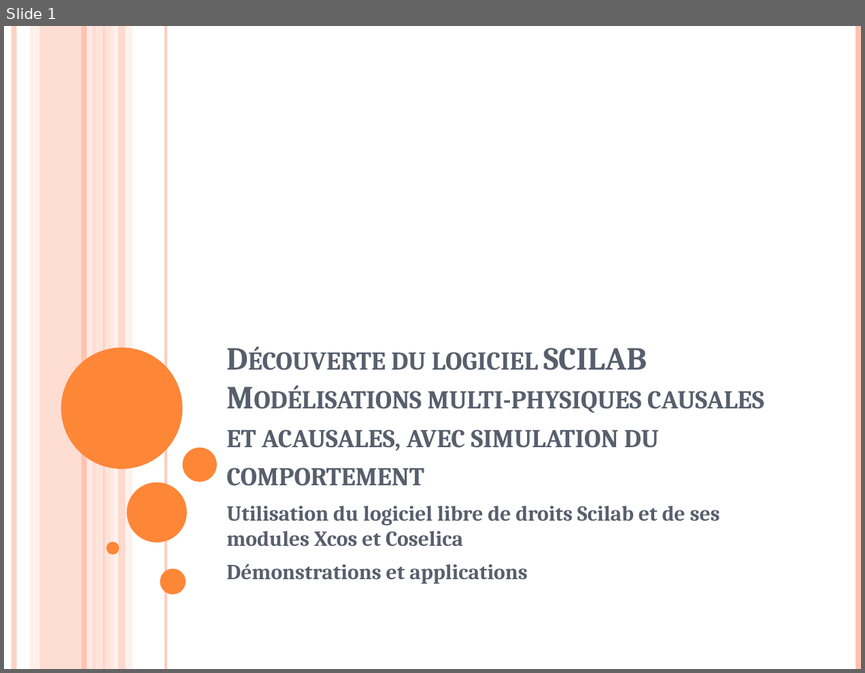
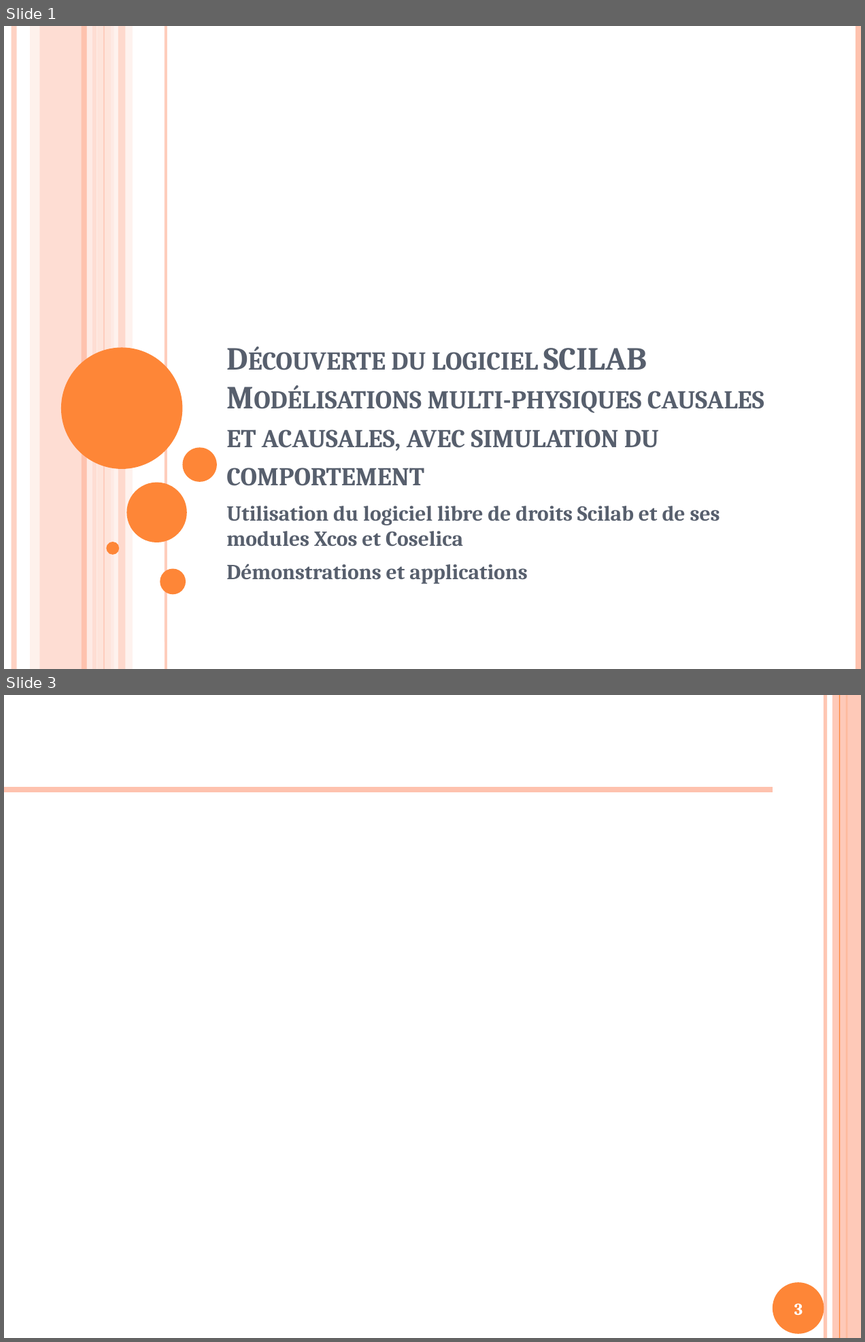
Before and after one commit to xpessoles/Formations, a slide deck: ModelisationMultiphysique/ModelisationMultiphysique.pptx. Shown one above the other, each under a label of ours: slide 1 before the commit, slides 1 and 3 after it; the slides between them are not shown. The pictures are 865x673 and 865x1342 pixels, drawn with LibreOffice and Linux fonts; fonts in the diff are those of the drawing. Boxes give left, top, right and bottom in pixels: in the first picture for what was removed or moved away, otherwise in the second. Text is boxed around its words. In the diff, an @@ line names an element or a change of style, - is before the commit and + after.

```diff
--- a/ModelisationMultiphysique/ModelisationMultiphysique.pptx
+++ b/ModelisationMultiphysique/ModelisationMultiphysique.pptx
@@ slide 3 added at (x1=4, y1=695, x2=861, y2=1338), background #FFFFFF @@
@@ line added from (825, 695) to (825, 1338), #FEC3AE 3 pt @@
@@ rectangle added at (x1=832, y1=695, x2=861, y2=1338), fill #FEC3AE at 87% opacity @@
@@ line added from (839, 695) to (839, 1338), #FE8637 0.75 pt @@
@@ line added from (847, 695) to (847, 1338), #FE8637 1.5 pt @@
@@ line added from (4, 790) to (772, 790), #FEC3AE 4.5 pt @@
@@ ellipse added at (x1=772, y1=1282, x2=824, y2=1334), fill #FE8637 @@
@@ page number added at (x1=794, y1=1303, x2=802, y2=1314), 14 pt, text #FFFFFF, bold @@
+3
```
Also in this commit, not shown: 1 slide changed, 7 other slides added, 1 slide removed.
